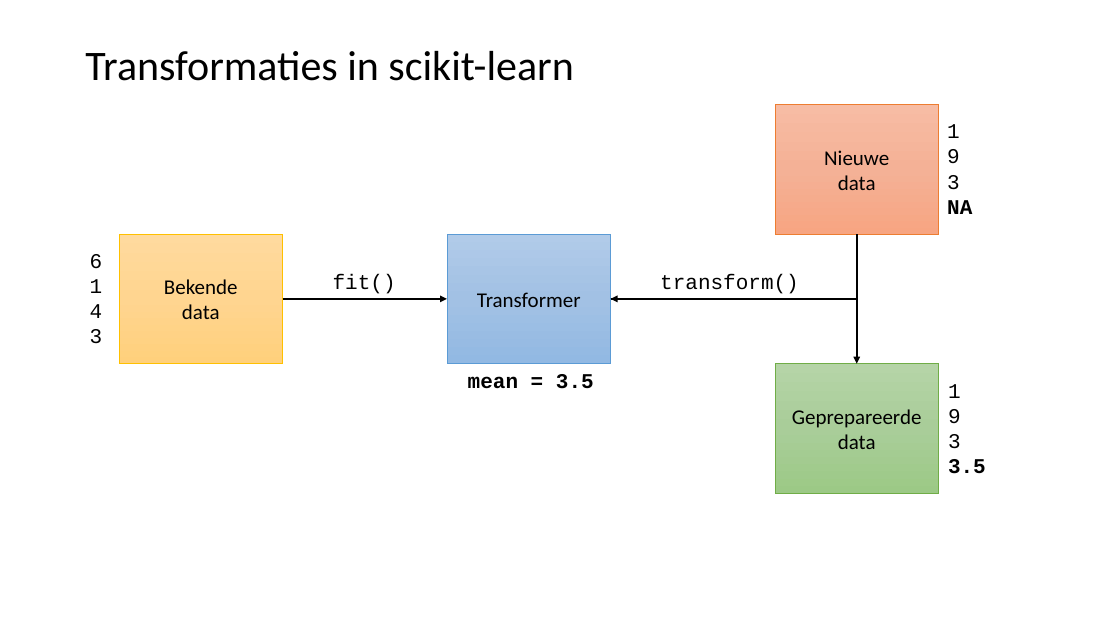
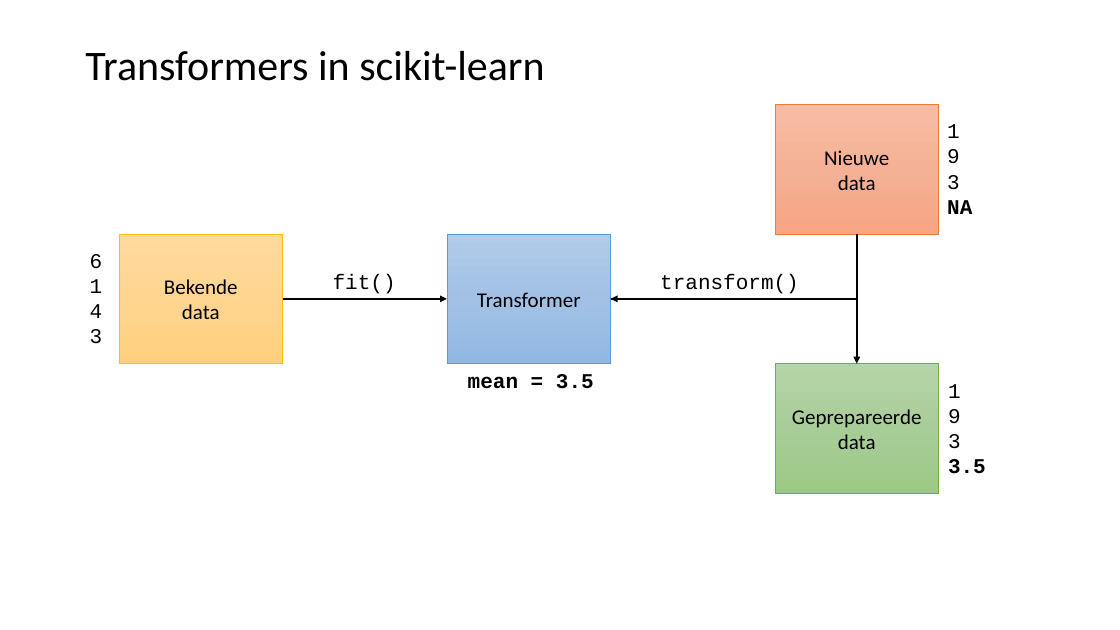
Before and after one commit to LFKoning/knowledge-sharing, a slide deck: slide 15 of python_course/4_scikit_learn/python_cursus_4.pptx. Drawn at 1120x630 pixels with LibreOffice and Linux fonts; fonts in the diff are those of the drawing. Boxes give left, top, right and bottom in pixels: in the first picture for what was removed or moved away, otherwise in the second. Text is boxed around its words. In the diff, an @@ line names an element or a change of style, - is before the commit and + after.

```diff
--- a/python_course/4_scikit_learn/python_cursus_4.pptx
+++ b/python_course/4_scikit_learn/python_cursus_4.pptx
@@ title at bbox=[85, 51, 544, 81]: text changed @@
-Transformaties in scikit-learn
+Transformers in scikit-learn
```
Also in this commit, not shown: 2 other slides changed, 2 other files.
